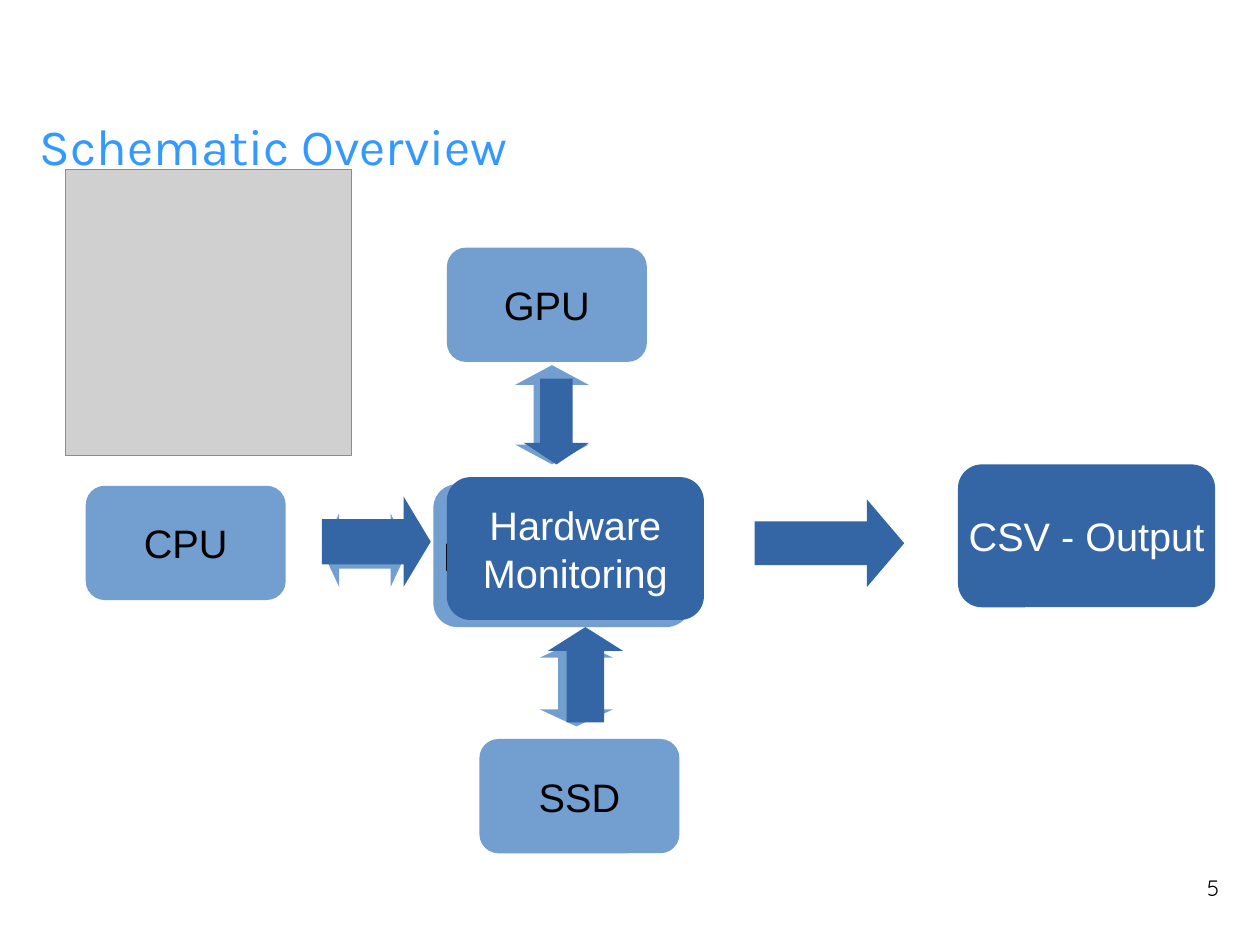
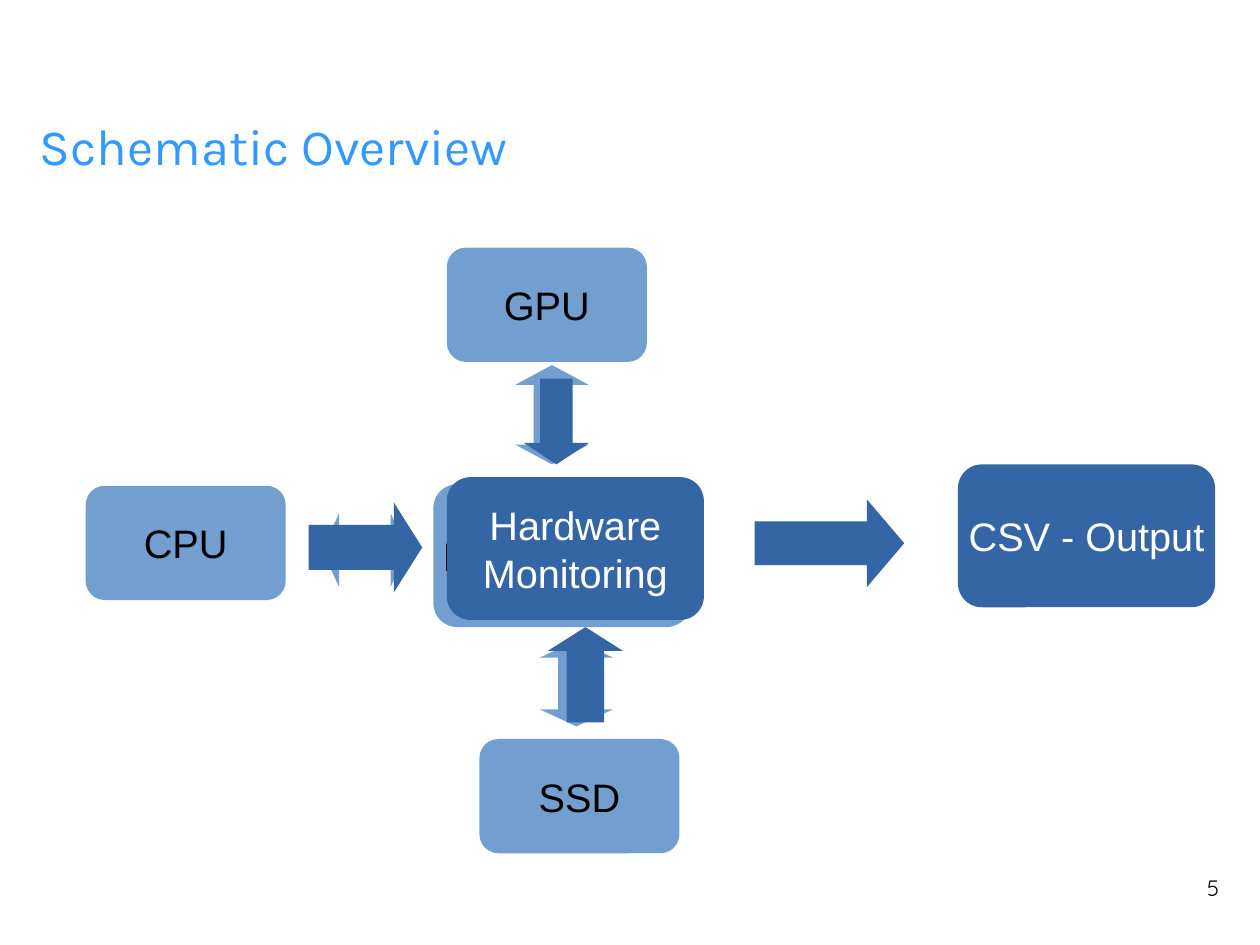
Before and after one commit to fhilprec/HardwareMonitoring, a slide deck: slide 5 of ProjectPresentation.odp. Drawn at 1260x945 pixels with LibreOffice and Linux fonts; fonts in the diff are those of the drawing; grey boxes stand for pictures; background and template pictures are left out. Boxes give left, top, right and bottom in pixels: in the first picture for what was removed or moved away, otherwise in the second. Text is boxed around its words. In the diff, an @@ line names an element or a change of style, - is before the commit and + after.

```diff
--- a/ProjectPresentation.odp
+++ b/ProjectPresentation.odp
@@ picture removed at box(66, 170, 352, 456) @@
@@ right arrow: place and size @@
-right arrow at box(322, 496, 431, 587)
+right arrow at box(309, 503, 422, 593)
@@ right arrow at box(309, 503, 422, 593): proportions changed @@
```
Also in this commit, not shown: 2 other slides changed, 1 slide added.
